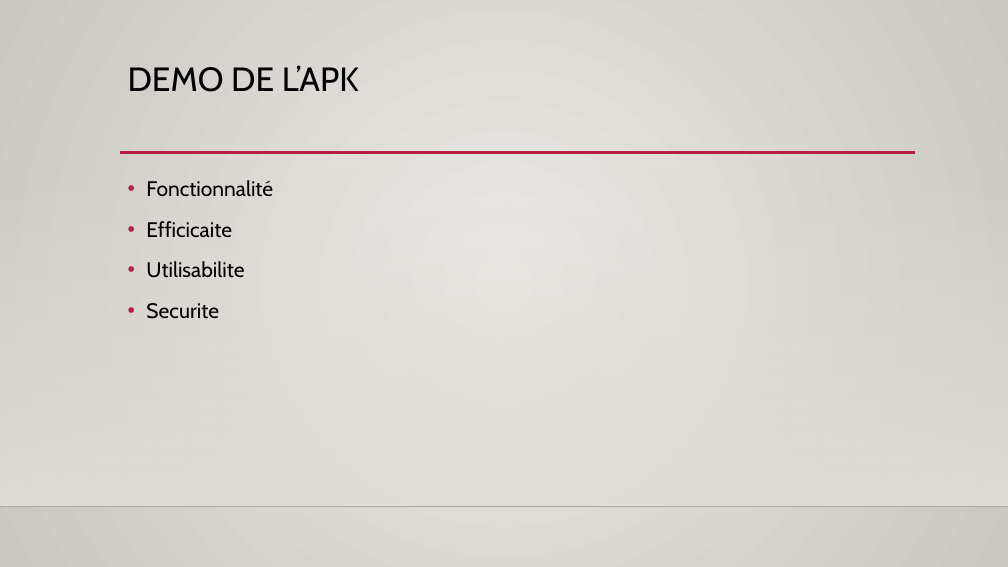
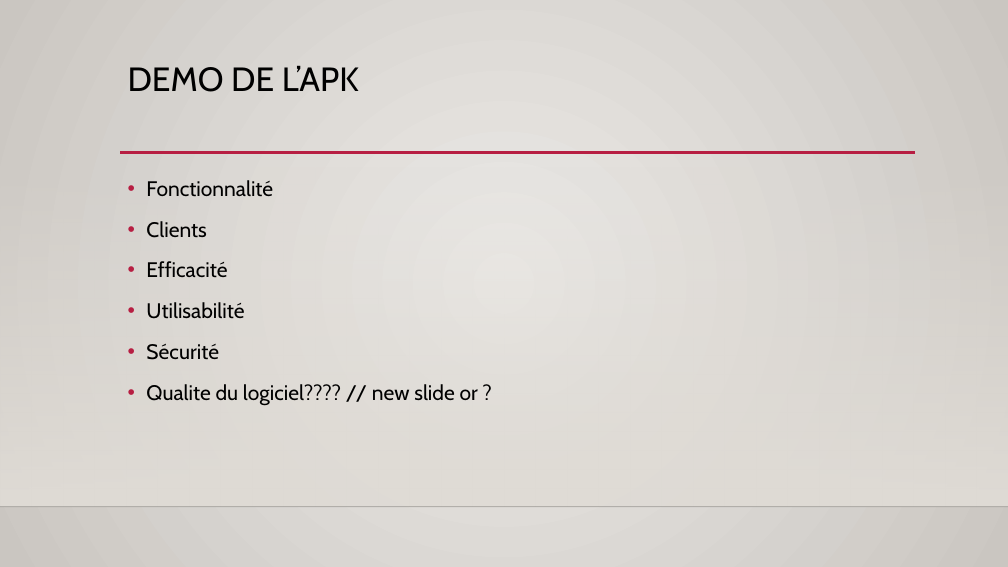
Before and after one commit to SEG2105-uottawa/seg2505-projet-equipe-a19-18, a slide deck: slide 4 of SEG 2505 Presentation.pptx. Drawn at 1008x567 pixels with LibreOffice and Linux fonts; fonts in the diff are those of the drawing; background and template pictures are left out. Boxes give left, top, right and bottom in pixels: in the first picture for what was removed or moved away, otherwise in the second. Text is boxed around its words. In the diff, an @@ line names an element or a change of style, - is before the commit and + after.

```diff
--- a/SEG 2505 Presentation.pptx
+++ b/SEG 2505 Presentation.pptx
@@ text at box(146, 221, 478, 406): text changed @@
-• Efficicaite
-• Utilisabilite
-• Securite
+• Clients
+• Efficacité
+• Utilisabilité
+• Sécurité
+• Qualite du logiciel???? // new slide or ?
```
Also in this commit, not shown: 2 other slides changed, 1 slide added, 1 slide removed, 1 other file.
